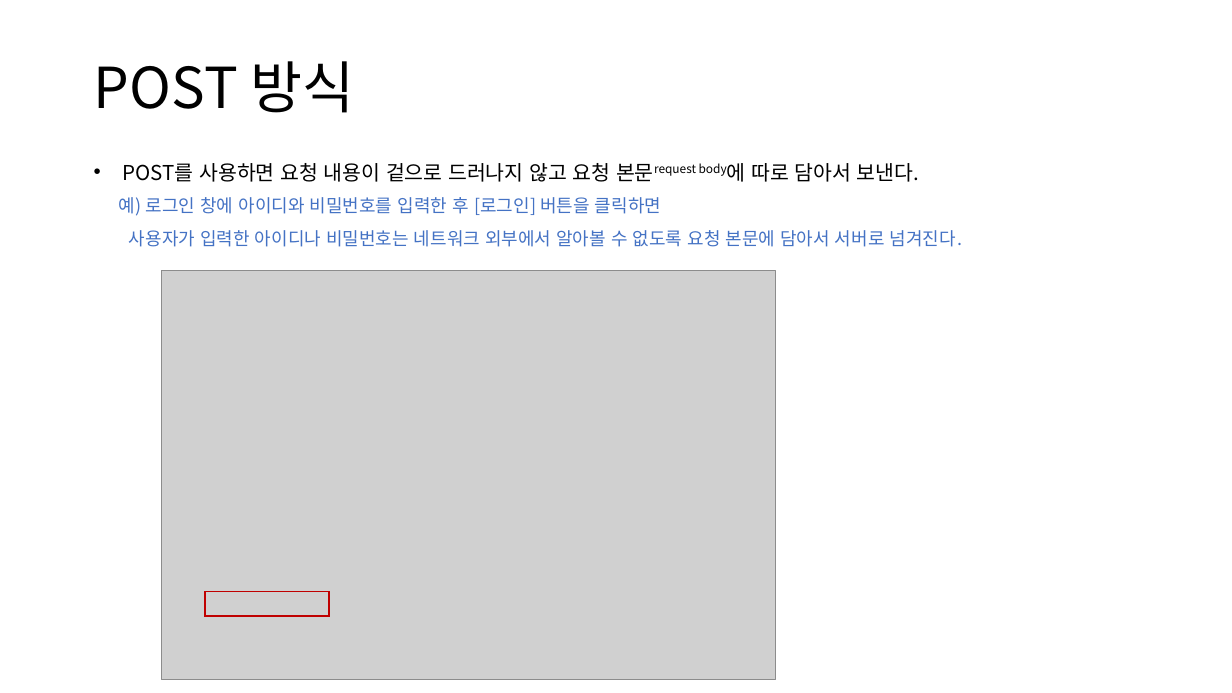
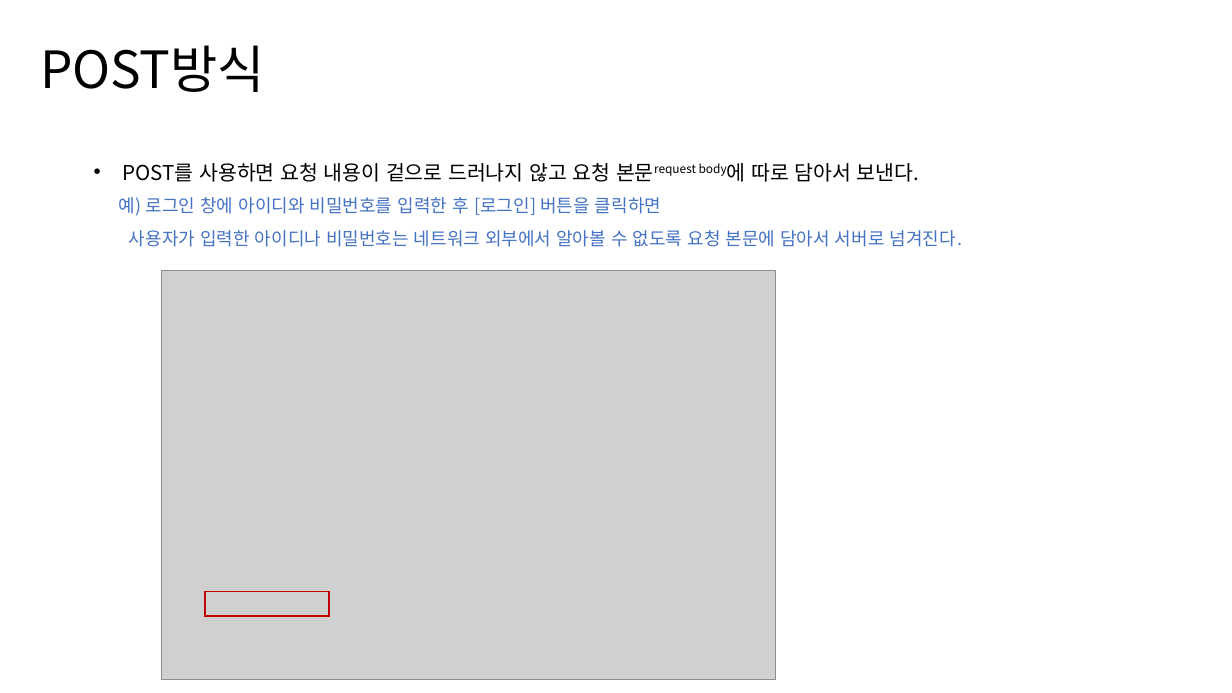
Before and after one commit to hizerdfo/poly_data_javascript_2023, a slide deck: slide 15 of 331-HTTP 통신/331-1.http통신.pptx. Drawn at 1232x693 pixels with LibreOffice and Linux fonts; fonts in the diff are those of the drawing; grey boxes stand for pictures. Boxes give left, top, right and bottom in pixels: in the first picture for what was removed or moved away, otherwise in the second. Text is boxed around its words. In the diff, an @@ line names an element or a change of style, - is before the commit and + after.

```diff
--- a/331-HTTP 통신/331-1.http통신.pptx
+++ b/331-HTTP 통신/331-1.http통신.pptx
@@ text added at (40, 45, 265, 92), 40 pt, text #000000 @@
+POST방식
@@ title removed at (94, 61, 355, 113) @@
-POST 방식
```
Also in this commit, not shown: 8 other slides changed, 44 other files.
